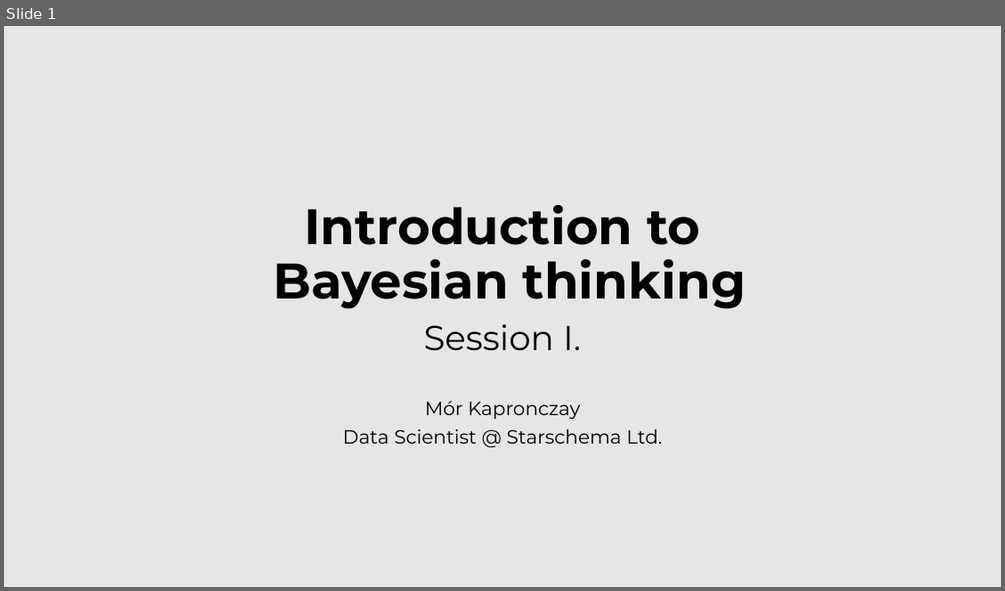
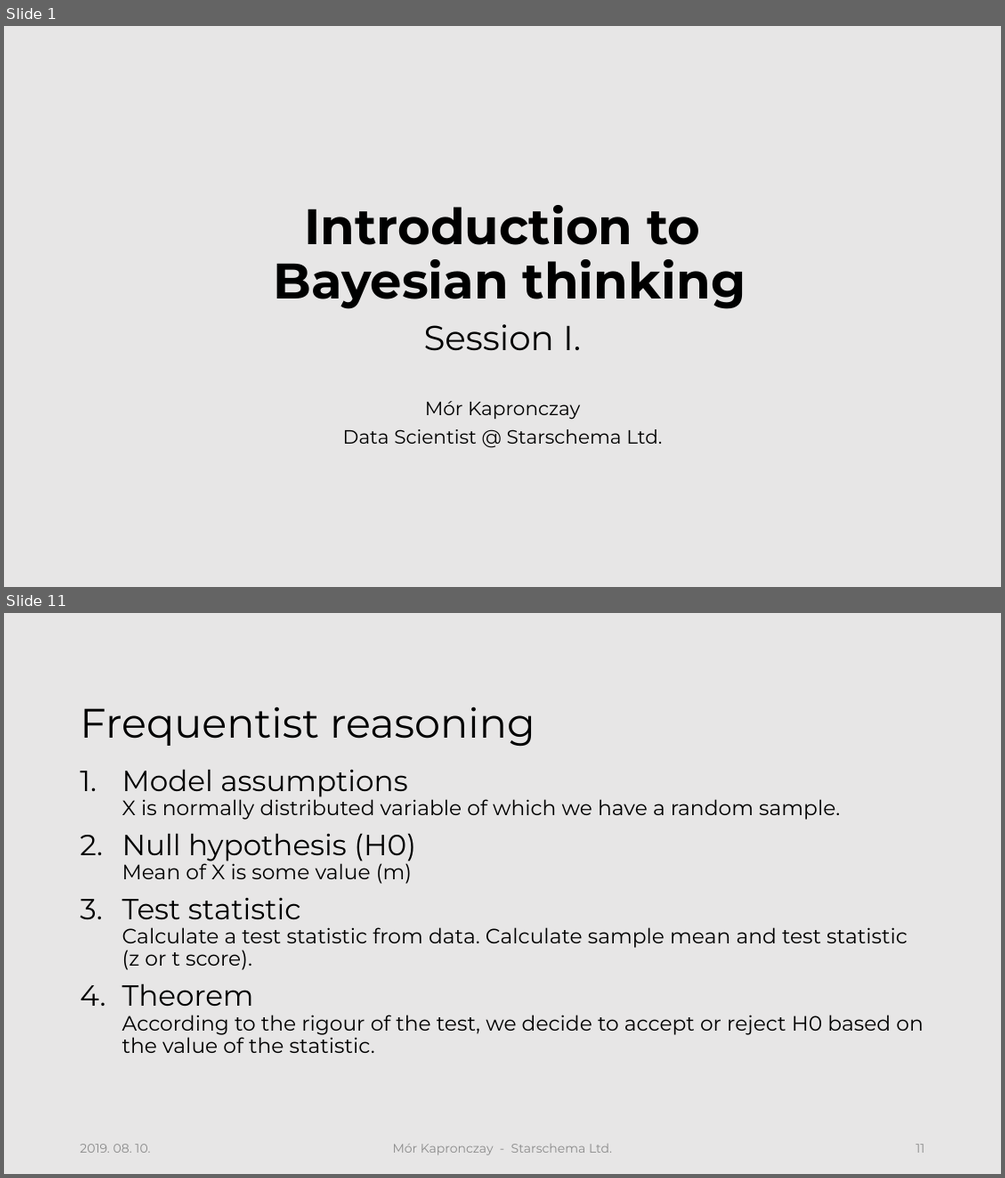
Before and after one commit to morkapronczay/cec2019, a slide deck: presentations/CEC2019-KM-Sess1.pptx. Shown one above the other, each under a label of ours: slide 1 before the commit, slides 1 and 11 after it; the slides between them are not shown. The pictures are 1005x591 and 1005x1178 pixels, drawn with LibreOffice and Linux fonts; fonts in the diff are those of the drawing; background and template pictures are left out. Boxes give left, top, right and bottom in pixels: in the first picture for what was removed or moved away, otherwise in the second. Text is boxed around its words. In the diff, an @@ line names an element or a change of style, - is before the commit and + after.

```diff
--- a/presentations/CEC2019-KM-Sess1.pptx
+++ b/presentations/CEC2019-KM-Sess1.pptx
@@ slide 11 added at (4, 613, 1001, 1174), background #E7E6E6 @@
@@ title added at (80, 706, 535, 746), 39.6 pt, text #000000 @@
+Frequentist reasoning
@@ text added at (122, 769, 922, 1053), 20 pt, text #000000 @@
+1. Model assumptions
+   X is normally distributed variable of which we have a random sample.
+2. Null hypothesis (H0)
+   Mean of X is some value (m)
+3. Test statistic
+   Calculate a test statistic from data. Calculate sample mean and test statistic (z or t score).
+4. Theorem
+   According to the rigour of the test, we decide to accept or reject H0 based on the value of the statistic.
@@ text added at (80, 1143, 150, 1152), 12 pt, text #8C8C8C @@
+2019. 08. 10.
@@ text added at (393, 1143, 612, 1155), 12 pt, text #8C8C8C @@
+Mór Kapronczay - Starschema Ltd.
@@ page number added at (915, 1143, 924, 1152), 12 pt, text #8C8C8C @@
+1. 11
```
Also in this commit, not shown: 7 slides changed, 9 other slides added, 6 other files.
